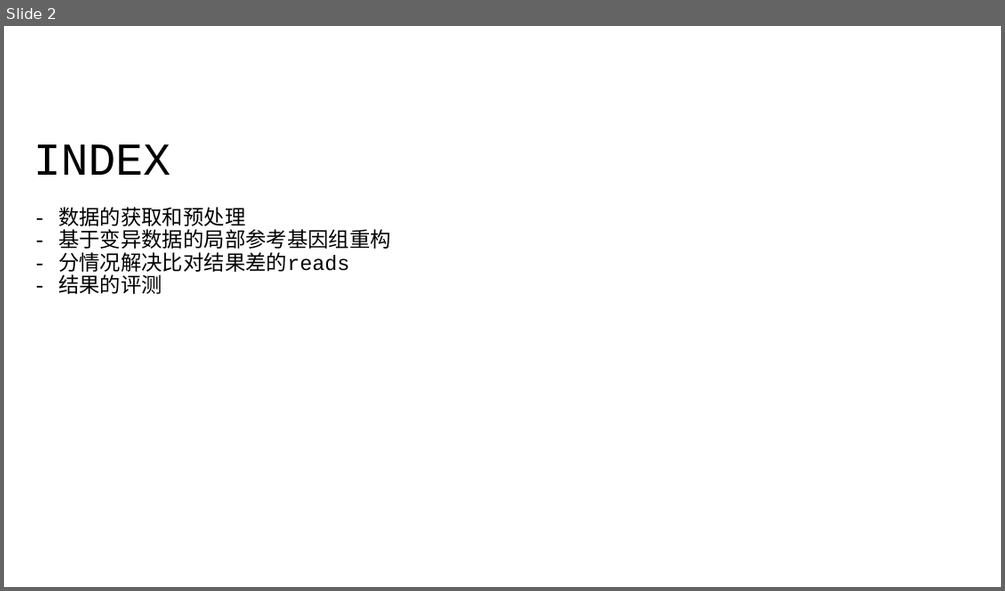
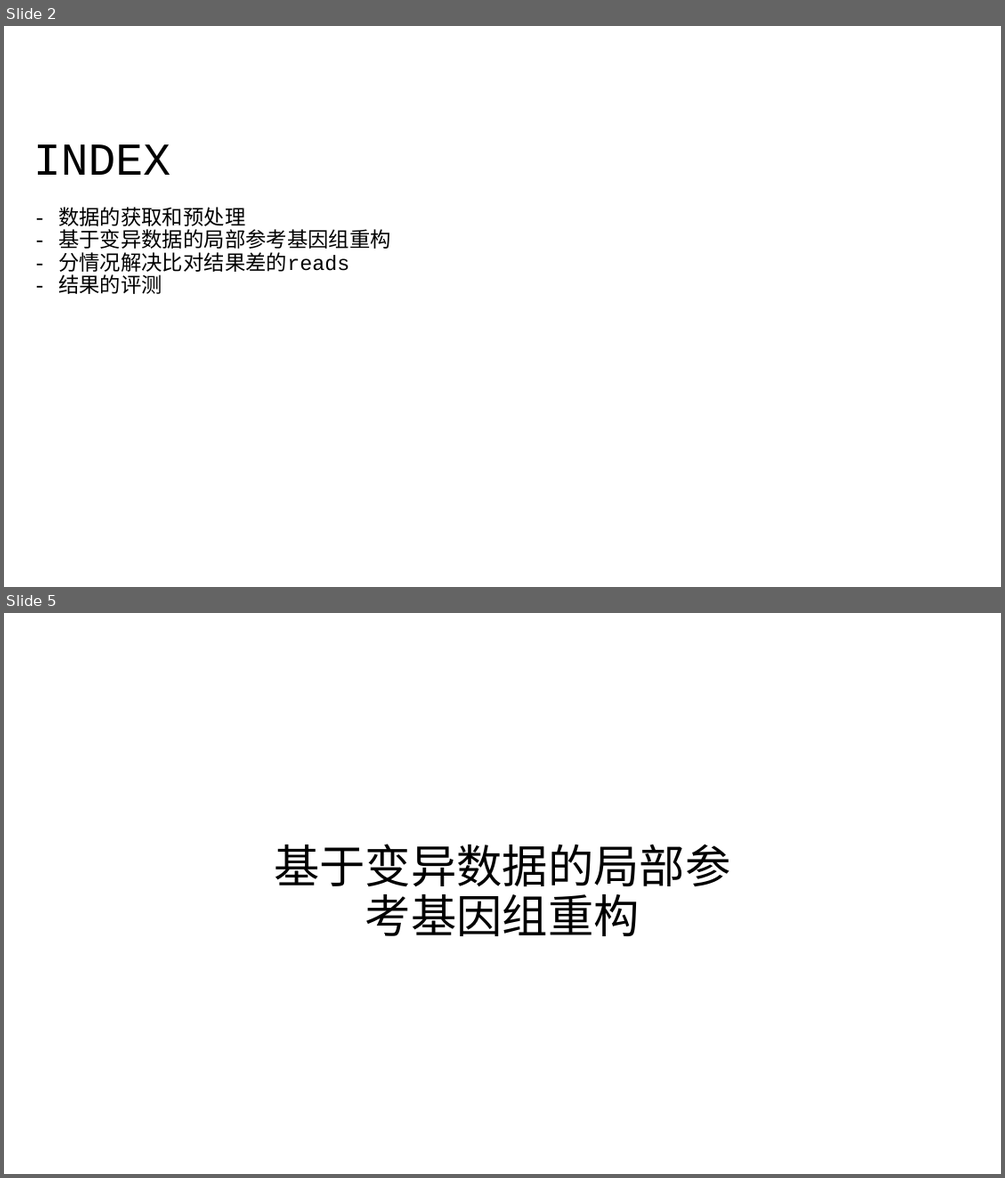
Before and after one commit to AtoshDustosh/thesis-project, a slide deck: THE project/design/project design.pptx. Shown one above the other, each under a label of ours: slide 2 before the commit, slides 2 and 5 after it; the slides between them are not shown. The pictures are 1005x591 and 1005x1178 pixels, drawn with LibreOffice and Linux fonts; fonts in the diff are those of the drawing. Boxes give left, top, right and bottom in pixels: in the first picture for what was removed or moved away, otherwise in the second. Text is boxed around its words. In the diff, an @@ line names an element or a change of style, - is before the commit and + after.

```diff
--- a/THE project/design/project design.pptx
+++ b/THE project/design/project design.pptx
@@ slide 5 added at [4,613,1001,1174], background #FFFFFF @@
@@ title added at [274,844,730,936], 44 pt, text #000000 @@
+基于变异数据的局部参考基因组重构
```
Also in this commit, not shown: 3 slides changed, 3 other slides added, 1 other file.
